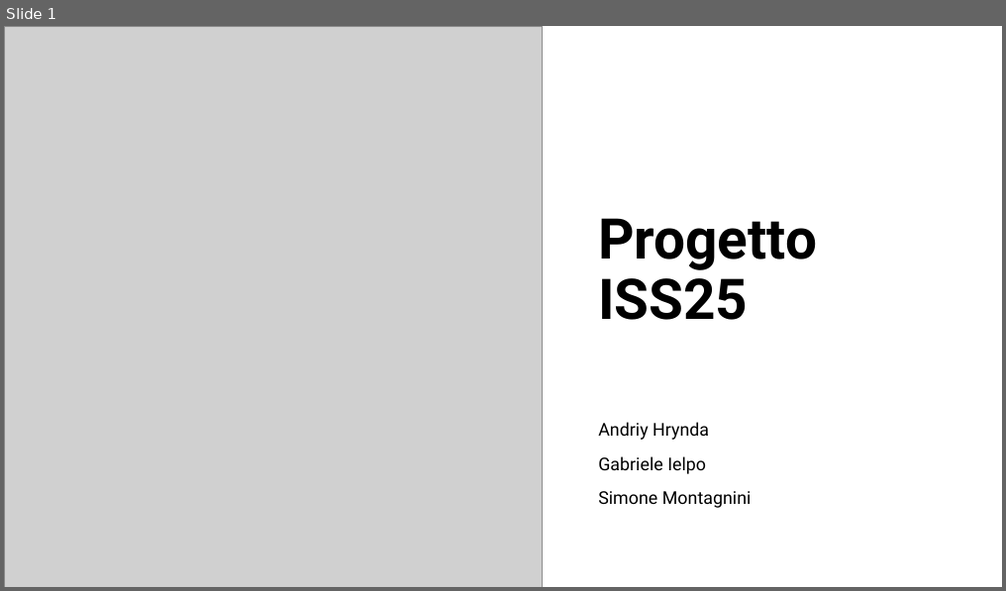
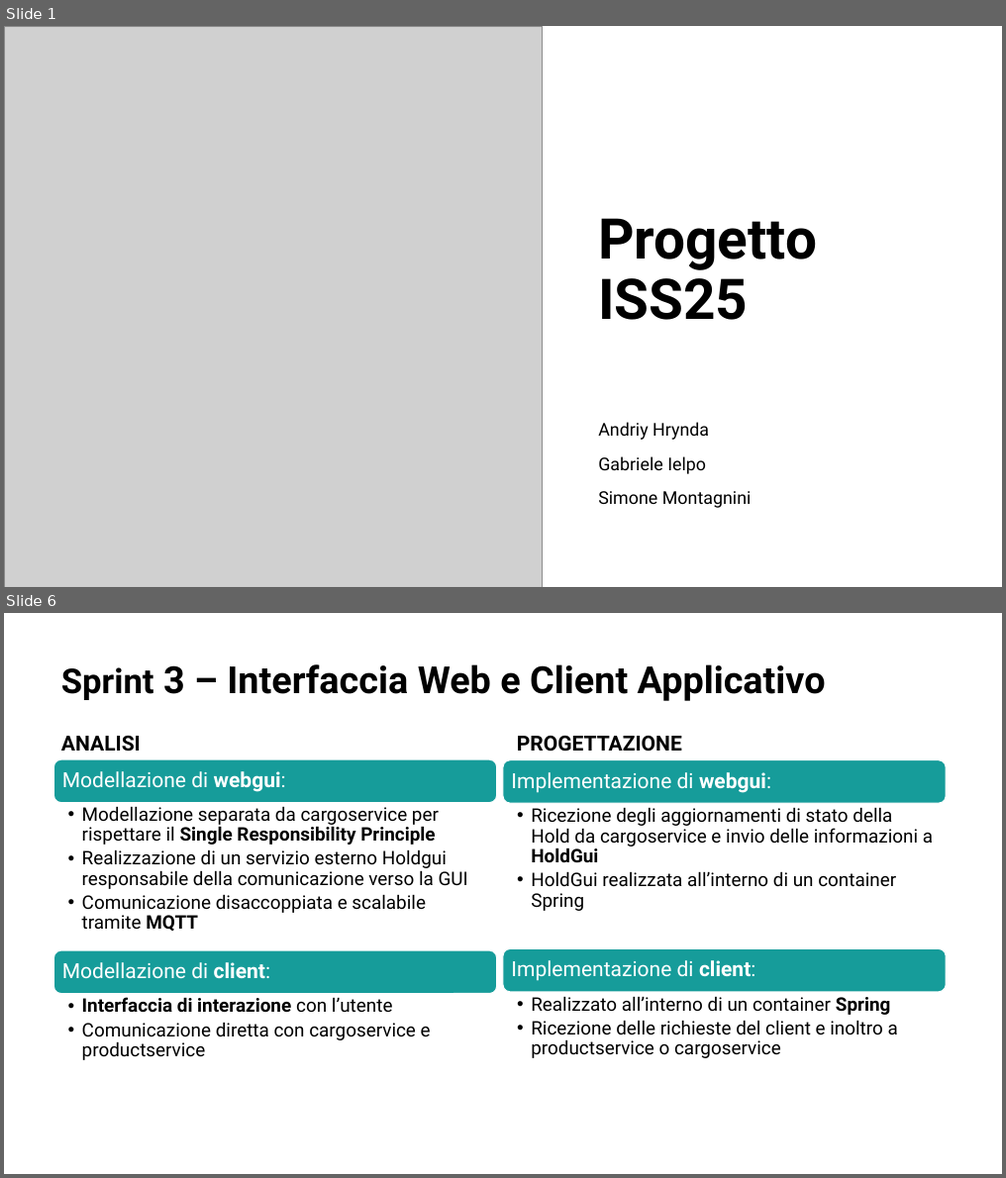
Before and after one commit to simonemontagnini02/ProgettoISS25, a slide deck: Presentazione/Progetto_ISS25.pptx. Shown one above the other, each under a label of ours: slide 1 before the commit, slides 1 and 6 after it; the slides between them are not shown. The pictures are 1006x591 and 1006x1178 pixels, drawn with LibreOffice and Linux fonts; fonts in the diff are those of the drawing; grey boxes stand for pictures. Boxes give left, top, right and bottom in pixels: in the first picture for what was removed or moved away, otherwise in the second. Text is boxed around its words. In the diff, an @@ line names an element or a change of style, - is before the commit and + after.

```diff
--- a/Presentazione/Progetto_ISS25.pptx
+++ b/Presentazione/Progetto_ISS25.pptx
@@ slide 6 added at (x1=4, y1=613, x2=1002, y2=1174), background #FFFFFF @@
@@ title added at (x1=61, y1=664, x2=826, y2=701), 36 pt, text #000000, bold @@
+Sprint 3 – Interfaccia Web e Client Applicativo
@@ text added at (x1=61, y1=736, x2=141, y2=752), 20 pt, text #000000, bold @@
+ANALISI
@@ text added at (x1=517, y1=736, x2=682, y2=752), 20 pt, text #000000, bold @@
+PROGETTAZIONE
@@ group added at (x1=54, y1=760, x2=497, y2=1060): 4 texts, 2 rounded rectangles @@
+Modellazione di webgui:
+  • Modellazione separata da cargoservice per rispettare il Single Responsibility Principle
+  • Realizzazione di un servizio esterno Holdgui responsabile della comunicazione verso la GUI
+  • Comunicazione disaccoppiata e scalabile tramite MQTT
+Modellazione di client:
+  • Interfaccia di interazione con l’utente
+  • Comunicazione diretta con cargoservice e productservice
@@ group added at (x1=503, y1=761, x2=946, y2=1059): 4 texts, 2 rounded rectangles @@
+Implementazione di webgui:
+  • Ricezione degli aggiornamenti di stato della Hold da cargoservice e invio delle informazioni a HoldGui
+  • HoldGui realizzata all’interno di un container Spring
+Implementazione di client:
+  • Realizzato all’interno di un container Spring
+  • Ricezione delle richieste del client e inoltro a productservice o cargoservice
```
Also in this commit, not shown: 1 slide changed, 3 other slides added, 3 slides removed, 2 other files.
